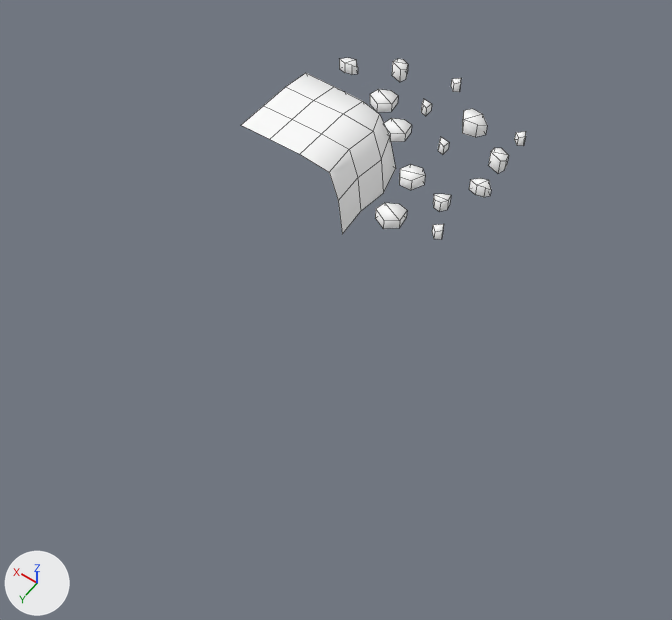
Two versions of the FBX model Assets/Models/Penguin Ice Breaker/Blocs/BordL1.FBX, one commit apart.
Both versions are drawn from a 50 mm camera at (-4.01, 5.33, 5.65) aimed at (-1.04, 1.16, -0.9). The lights are fixed; the arrows at lower left show +X, +Y and +Z. Mesh edges are drawn as thin lines. Where no turn or scale is listed for an object, it has been applied to the vertices.

The first picture shows 'BordL1'.
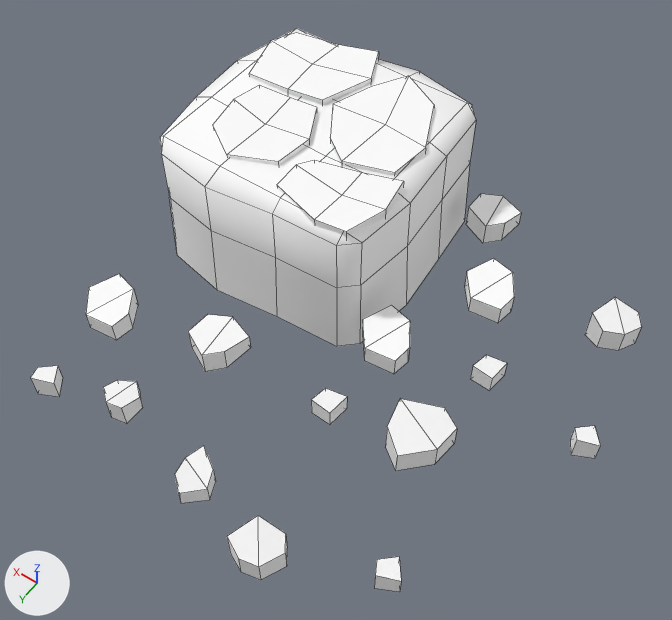
Edits to the bpy script that builds the scene:
```text
Change me_mesh:
    remove me_mesh.from_pydata(...)  # 202 vertices, 134 faces; spans x -1.58..0.67, y -1.78..0.5, z -0.75..0.0
    add me_mesh.from_pydata(...)  # 292 vertices, 210 faces; spans x -3.55..1.28, y -1.28..3.48, z -1.49..0.0
    me_mesh part 1: the loose piece of 8 vertices spanning x -0.93..-0.82, y -0.89..-0.78, z -0.56..-0.44 is turned -90 degrees about the z axis through its middle and scaled by 2, then moved by (-0.65, 2.78, -0.5)
    me_mesh part 2: the loose piece of 12 vertices spanning x -1.11..-0.86, y 0.12..0.37, z -0.56..-0.44 is turned -90 degrees about the z axis through its middle and scaled by 2, then moved by (1.67, 1.99, -0.5)
    me_mesh part 3: the loose piece of 12 vertices spanning x -1.34..-1.18, y -0.24..-0.11, z -0.56..-0.44 is turned -90 degrees about the z axis through its middle and scaled by 2, then moved by (1.18, 3.08, -0.5)
    me_mesh part 4: the loose piece of 12 vertices spanning x -1.58..-1.37, y -0.64..-0.49, z -0.56..-0.44 is turned -90 degrees about the z axis through its middle and scaled by 2, then moved by (0.39, 3.68, -0.5)
    me_mesh part 5: the loose piece of 12 vertices spanning x -1.0..-0.74, y -0.4..-0.19, z -0.56..-0.44 is turned -90 degrees about the z axis through its middle and scaled by 2, then moved by (0.52, 2.29, -0.5)
    me_mesh part 6: the loose piece of 12 vertices spanning x -1.52..-1.34, y -1.06..-0.86, z -0.56..-0.38 is turned -90 degrees about the z axis through its middle and scaled by 2, then moved by (-0.43, 4.27, -0.47)
    me_mesh part 7: the loose piece of 8 vertices spanning x -1.5..-1.38, y 0.09..0.21, z -0.56..-0.44 is turned -90 degrees about the z axis through its middle and scaled by 2, then moved by (2.0, 2.99, -0.5)
    me_mesh part 8: the loose piece of 12 vertices spanning x 0.24..0.49, y -0.89..-0.67, z -0.56..-0.44 is turned -90 degrees about the z axis through the mesh origin and scaled by 2
    me_mesh part 9: the loose piece of 12 vertices spanning x -0.52..-0.27, y -0.88..-0.63, z -0.56..-0.44 is turned -90 degrees about the z axis through its middle and scaled by 2, then moved by (-1.15, 1.85, -0.5)
    me_mesh part 10: the loose piece of 8 vertices spanning x -0.49..-0.38, y -1.28..-1.16, z -0.56..-0.44 is turned -90 degrees about the z axis through the mesh origin and scaled by 2
    me_mesh part 11: the loose piece of 12 vertices spanning x -0.16..0.08, y -1.18..-0.93, z -0.56..-0.44 is turned -90 degrees about the z axis through its middle and scaled by 2, then moved by (-1.96, 1.13, -0.5)
    me_mesh part 12: the loose piece of 12 vertices spanning x -1.12..-0.82, y -1.4..-1.15, z -0.56..-0.38 is turned -90 degrees about the z axis through its middle and scaled by 2, then moved by (-1.33, 3.07, -0.47)
    me_mesh part 13: the loose piece of 12 vertices spanning x -0.01..0.17, y -1.66..-1.46, z -0.56..-0.38 is turned -90 degrees about the z axis through the mesh origin and scaled by 2
    me_mesh part 14: the loose piece of 8 vertices spanning x -0.57..-0.45, y -1.78..-1.66, z -0.56..-0.44 is turned -90 degrees about the z axis through the mesh origin and scaled by 2
    me_mesh part 15: the loose piece of 8 vertices spanning x -1.5..-1.38, y -1.44..-1.31, z -0.56..-0.44 is turned -90 degrees about the z axis through the mesh origin and scaled by 2
    me_mesh part 16: a new loose piece of 64 vertices spanning x -1.29..1.28, y -1.28..1.26, z -1.49..-0.03, in mat_blocs (its picture is missing)
    me_mesh part 17: a new loose piece of 17 vertices spanning x -0.12..0.78, y -0.1..0.88, z -0.23..0.0, in mat_blocs (its picture is missing)
    me_mesh part 18: a new loose piece of 17 vertices spanning x -1.03..-0.01, y -0.98..0.36, z -0.23..0.0, in mat_blocs (its picture is missing)
    me_mesh part 19: a new loose piece of 17 vertices spanning x -0.09..1.05, y -1.13..-0.12, z -0.23..0.0, in mat_blocs (its picture is missing)
    me_mesh part 20: a new loose piece of 17 vertices spanning x -1.16..-0.22, y 0.25..1.06, z -0.23..0.0, in mat_blocs (its picture is missing)
    me_mesh part 21: the loose piece of 12 vertices spanning x 0.46..0.67, y -1.4..-1.26, z -0.56..-0.44 is deleted
    me_mesh part 22: 30 vertices removed from x -0.65..0.5, y -0.63..0.5, z -0.75..0.0
    me_mesh part 23: the surface is now shaded flat
```

What differs and where, as boxes (x1, y1, x2, y2) in the pictures (672 x 620 px; the box of a moved part takes in the faces that stretch with it):
'BordL1', reshaped (115% wider, 210% taller)
    before: (242, 58, 526, 239)
    after: (31, 28, 642, 592)
part 1 of me_mesh, moved or reshaped
    before: (438, 137, 449, 155)
    after: (311, 388, 347, 425)
part 2 of me_mesh, moved or reshaped
    before: (375, 203, 407, 229)
    after: (86, 274, 138, 340)
part 3 of me_mesh, moved or reshaped
    before: (433, 194, 451, 212)
    after: (103, 380, 143, 424)
part 4 of me_mesh, moved or reshaped
    before: (469, 178, 491, 197)
    after: (175, 445, 216, 503)
part 5 of me_mesh, moved or reshaped
    before: (399, 164, 425, 190)
    after: (188, 315, 251, 372)
part 6 of me_mesh, moved or reshaped
    before: (488, 148, 509, 173)
    after: (227, 516, 287, 580)
part 7 of me_mesh, moved or reshaped
    before: (432, 224, 444, 239)
    after: (31, 366, 63, 397)
part 8 of me_mesh, moved or reshaped (not visible before)
    after: (466, 194, 521, 243)
part 9 of me_mesh, moved or reshaped
    before: (384, 118, 412, 142)
    after: (362, 305, 410, 374)
part 10 of me_mesh, moved or reshaped
    before: (421, 99, 432, 116)
    after: (470, 355, 507, 391)
part 11 of me_mesh, moved or reshaped
    before: (370, 89, 398, 112)
    after: (464, 258, 514, 323)
part 12 of me_mesh, moved or reshaped
    before: (462, 109, 487, 137)
    after: (385, 399, 457, 471)
part 13 of me_mesh, moved or reshaped
    before: (392, 59, 408, 82)
    after: (585, 297, 642, 350)
part 14 of me_mesh, moved or reshaped
    before: (451, 78, 461, 92)
    after: (570, 426, 600, 458)
part 15 of me_mesh, moved or reshaped
    before: (514, 131, 526, 146)
    after: (374, 557, 401, 592)
part 16 of me_mesh, added
    after: (160, 28, 476, 346)
part 17 of me_mesh, added
    after: (213, 85, 317, 165)
part 18 of me_mesh, added
    after: (330, 76, 434, 176)
part 19 of me_mesh, added
    after: (249, 33, 379, 105)
part 20 of me_mesh, added
    after: (277, 160, 404, 238)
part 21 of me_mesh, deleted
    before: (339, 58, 358, 75)
part 22 of me_mesh, deleted
    before: (242, 73, 396, 234)
